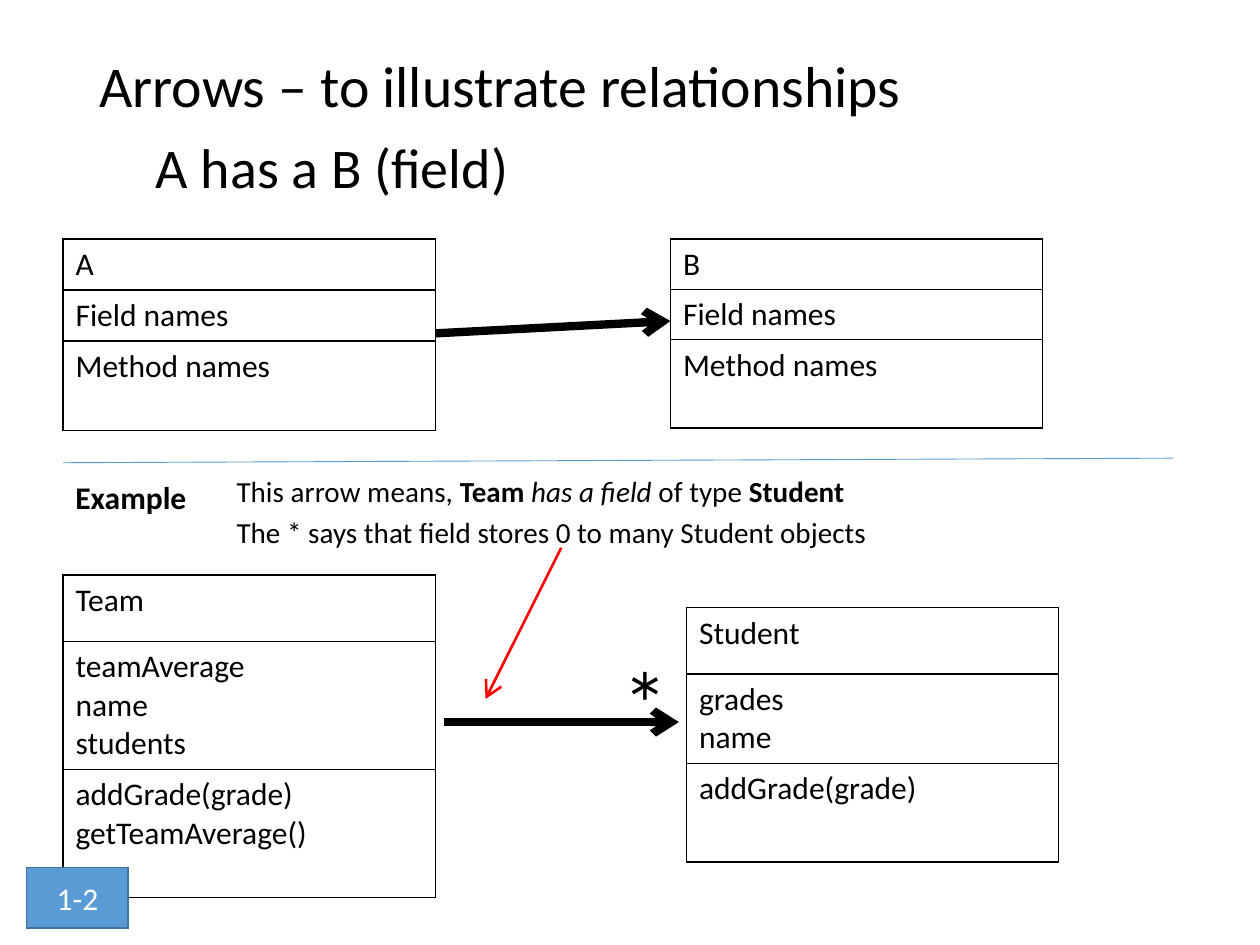
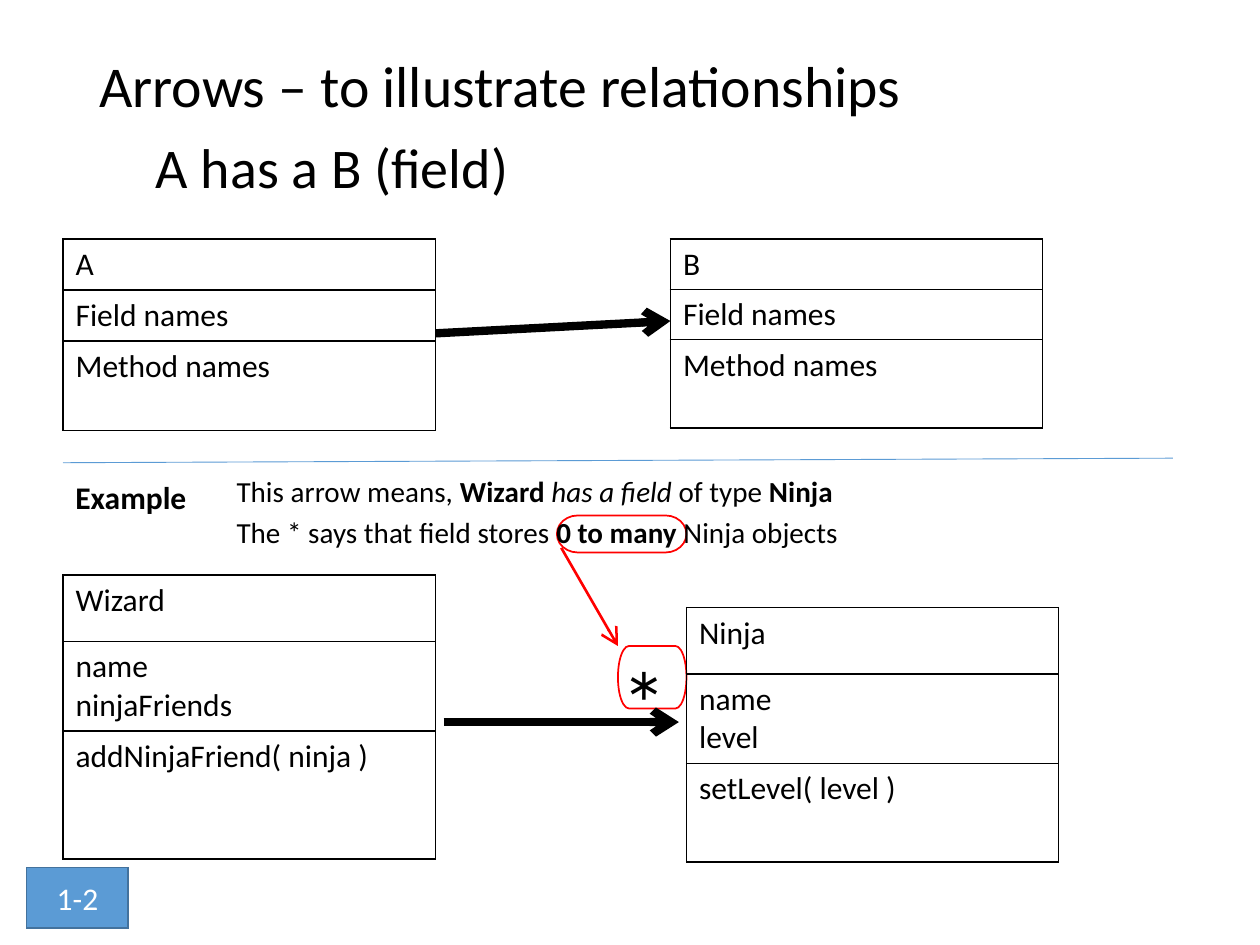
Before and after one commit to RHIT-CSSE/csse220, a slide deck: slide 14 of ClassMaterials/SETechniques/Slides/SoftwareEngineeringTechniques.pptx (slide 10 before the commit). Drawn at 1260x945 pixels with LibreOffice and Linux fonts; fonts in the diff are those of the drawing. Boxes give left, top, right and bottom in pixels: in the first picture for what was removed or moved away, otherwise in the second. Text is boxed around its words. In the diff, an @@ line names an element or a change of style, - is before the commit and + after.

```diff
--- a/ClassMaterials/SETechniques/Slides/SoftwareEngineeringTechniques.pptx
+++ b/ClassMaterials/SETechniques/Slides/SoftwareEngineeringTechniques.pptx
@@ text at box(237, 481, 838, 549): text changed @@
-This arrow means, Team has a field of type Student
-The * says that field stores 0 to many Student objects
+This arrow means, Wizard has a field of type Ninja
+The * says that field stores 0 to many Ninja objects
@@ pill shape added at box(557, 515, 687, 552), fill #FFFFFF, outline #FF0000 1 pt @@
@@ arrow moved from (561, 548) - (485, 699) to (561, 548) - (617, 646) @@
@@ table at box(63, 575, 435, 809) @@
-row 1, column 1: Team
+row 1, column 1: Wizard
-row 2, column 1: teamAverage / name / students
+row 2, column 1: name / ninjaFriends
-row 3, column 1: addGrade(grade) / getTeamAverage()
+row 3, column 1: addNinjaFriend( ninja )
@@ table at box(687, 607, 1058, 842) @@
-row 1, column 1: Student
+row 1, column 1: Ninja
-row 2, column 1: grades / name
+row 2, column 1: name / level
-row 3, column 1: addGrade(grade)
+row 3, column 1: setLevel( level )
@@ pill shape added at box(617, 646, 685, 709), fill #FFFFFF, outline #FF0000 1 pt @@
```
Also in this commit, not shown: 33 other slides changed, 11 slides added, 3 slides removed.
